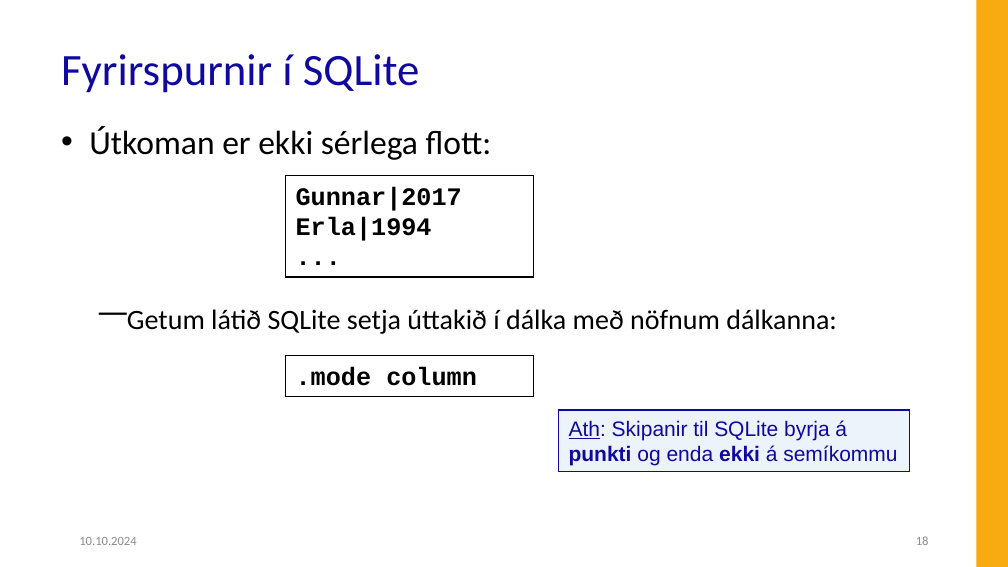
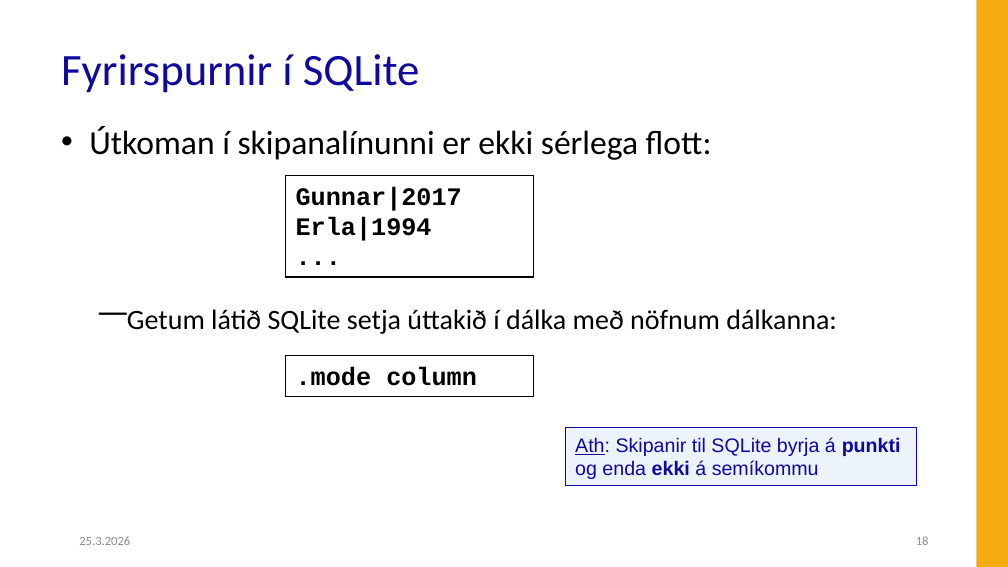
Before and after one commit to Hjalmtyr/SQL1, a slide deck: slide 18 of SQL-I.pptx. Drawn at 1008x567 pixels with LibreOffice and Linux fonts; fonts in the diff are those of the drawing; background and template pictures are left out. Boxes give left, top, right and bottom in pixels: in the first picture for what was removed or moved away, otherwise in the second. Text is boxed around its words. In the diff, an @@ line names an element or a change of style, - is before the commit and + after.

```diff
--- a/SQL-I.pptx
+++ b/SQL-I.pptx
@@ text at (x1=89, y1=126, x2=712, y2=160): text changed @@
-• Útkoman er ekki sérlega flott:
+• Útkoman í skipanalínunni er ekki sérlega flott:
@@ rectangle "Ath: Skipanir til SQLite byrja ..." resized from (x1=558, y1=410, x2=909, y2=472) to (x1=565, y1=427, x2=916, y2=485) @@
@@ rectangle "Ath: Skipanir til SQLite byrja ..." at (x1=565, y1=427, x2=916, y2=485): size 15 to 14 pt @@
@@ text at (x1=79, y1=536, x2=130, y2=545): text changed @@
-10.10.2024
+25.3.2026
```
Also in this commit, not shown: 80 other slides changed, 4 slides added, 2 slides removed, 21 other files.
